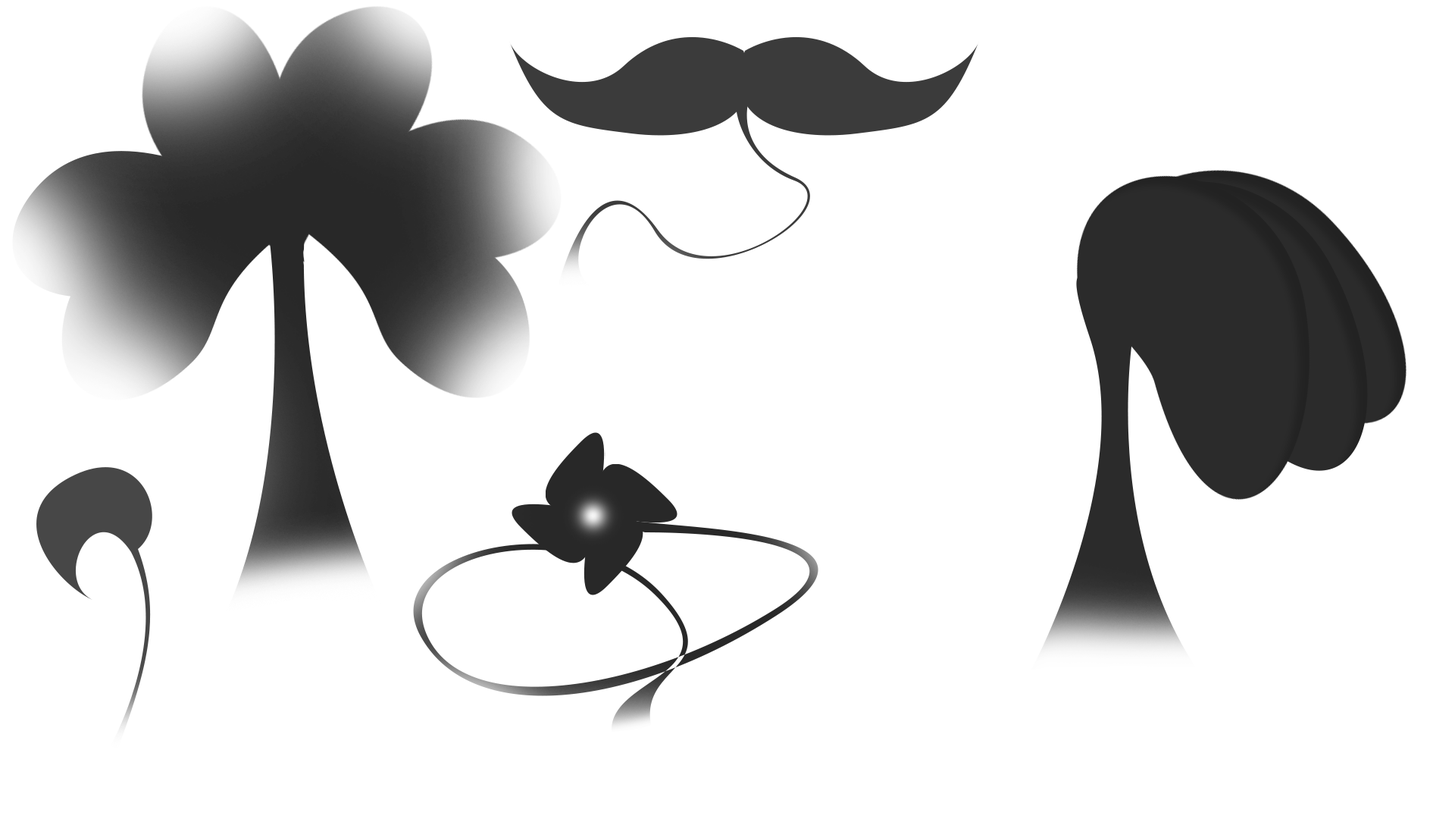
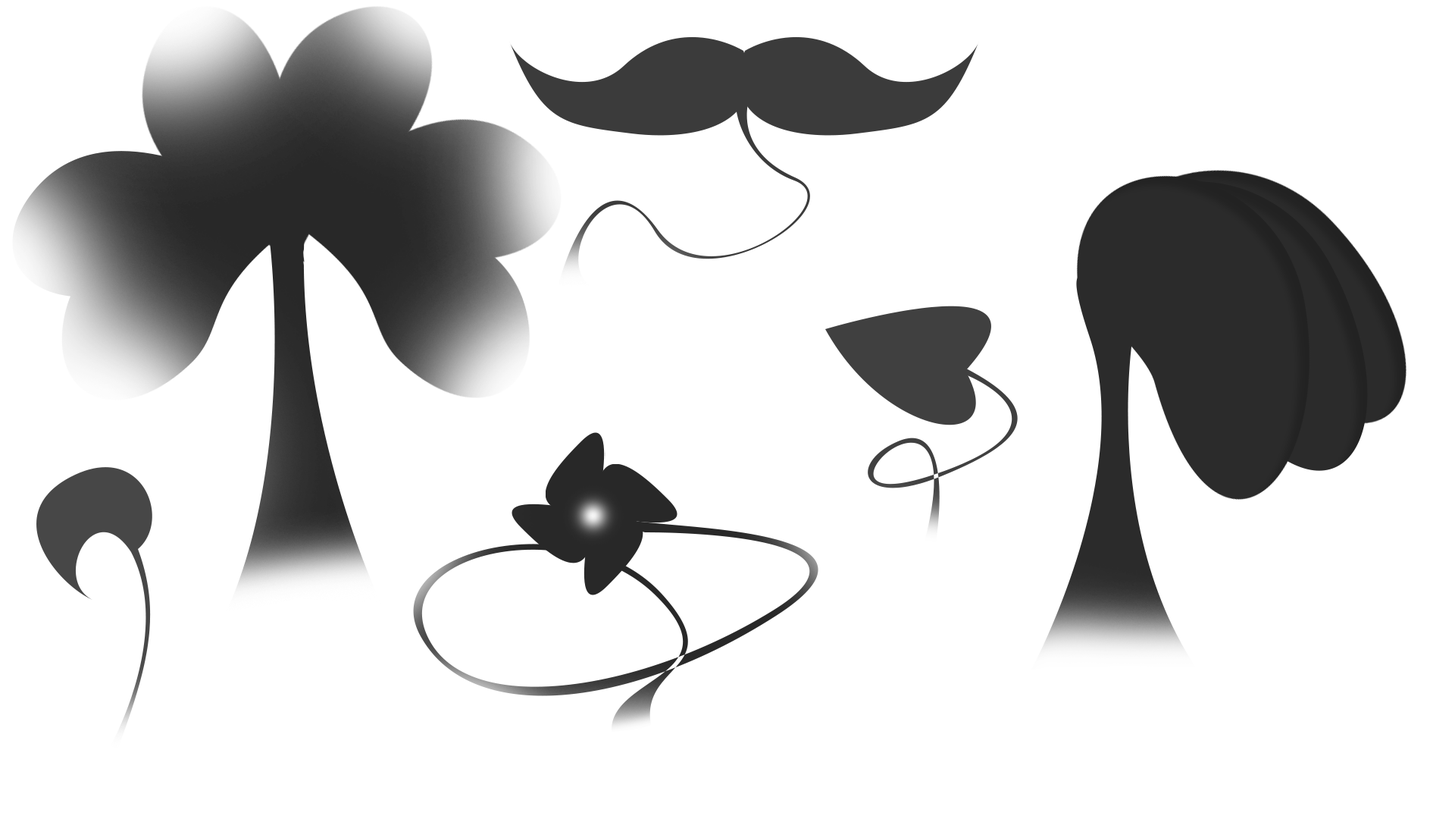
Layered file, before and after one edit (1455px x 819px). Changes by layer:
added layer "Layer 3" above "Layer 4" over [825, 305, 992, 426]
added layer "Layer 4" above "Layer 4 copy" over [867, 350, 1018, 539]
